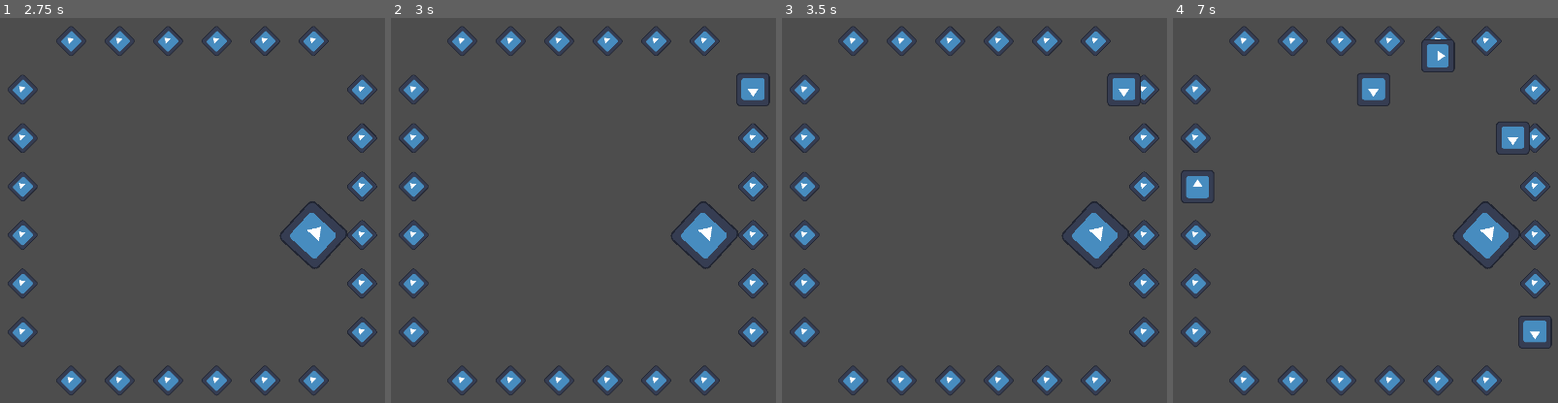
Above: before the commit, frames 1-4 (left to right).
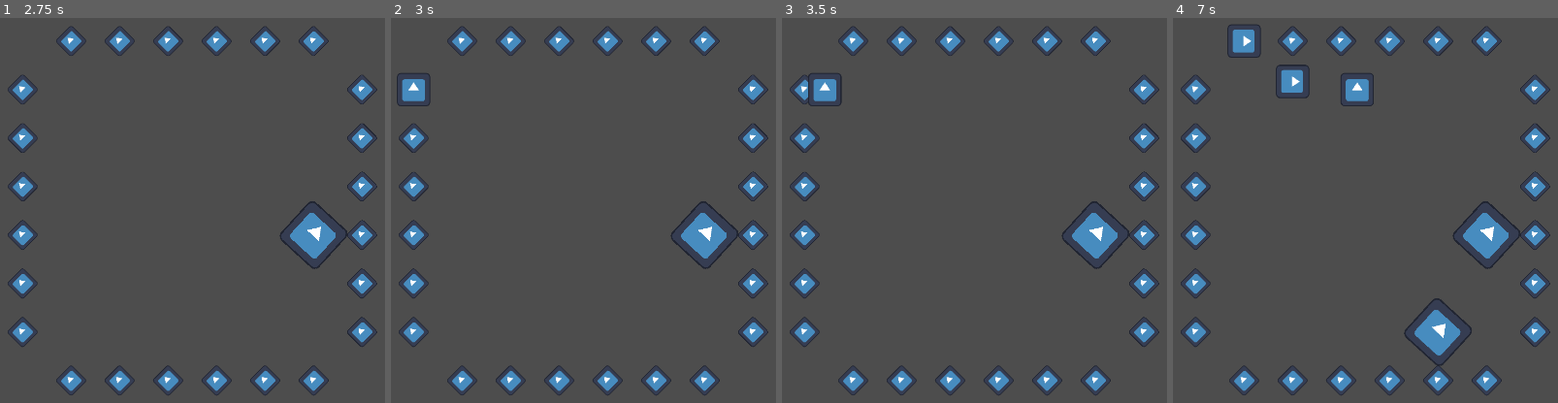
Above: after the commit, the same moments.

Repository: Jotlane/Warehouse-Robot-Game
Game: Godot game, scene res://Scenes/game_manager.tscn
Same seed, same stepped clock (60 frames per second), same inputs: the game is played once before the commit and once after it. The engine's default icon, where the game draws it, is replaced by a stand-in: a white triangle on a blue panel in a dark square.
Inputs (mouse positions are in pixels of both pictures, inside the frame that each line leads up to):
- Up to frame 1 (2.75 s): tap Enter at 0.5 s; move the mouse to (outside the picture) at 0.52 s; press the mouse at (outside the picture) at 0.53 s; move the mouse to (350, 233) at 1.27 s; release the mouse at (350, 233) at 1.28 s; click (350, 233) at 1.35 s; move the mouse to (361, 233) at 2.02 s; press the mouse at (361, 233) at 2.03 s
- Up to frame 2 (3 s): tap Space at 2.75 s; move the mouse to (683, 302) at 2.77 s; release the mouse at (683, 302) at 2.78 s; click (683, 302) at 2.85 s
- Up to frame 3 (3.5 s): no input
- Up to frame 4 (7 s): move the mouse to (outside the picture) at 3.52 s; press the mouse at (outside the picture) at 3.53 s; move the mouse to (1438, 52) at 4.27 s; release the mouse at (1438, 52) at 4.28 s; click (1438, 52) at 4.35 s; move the mouse to (1196, 187) at 5.02 s; press the mouse at (1196, 187) at 5.03 s; move the mouse to (1384, 106) at 5.77 s; release the mouse at (1384, 106) at 5.78 s; click (1384, 106) at 5.85 s; move the mouse to (1515, 137) at 6.52 s; press the mouse at (1515, 137) at 6.53 s

Frame 1 is identical in both runs. In frame 2, 0.7% of the frame differs, in the area x 1-99%, y 14-23%; in frame 3, 0.9%; in frame 4, 4.1%, in the area x 2-99%, y 1-91%.

Commit message:
added spawning logic to prevent head on collisions

Diff:
--- a/Scripts/game_manager.gd
+++ b/Scripts/game_manager.gd
@@ -17,6 +17,7 @@
 var grid_instance
 var lanes:Array[LaneStatus] = []
 var open_lanes:Array[int] = []
+var lane_contents:Array[int] = []
 
 # Called when the node enters the scene tree for the first time.
 func _ready() -> void:
@@ -33,8 +34,11 @@
 	for i in range(lanes.size()):
 		open_lanes.append(i)
 
+	lane_contents.resize(lanes.size())
+	lane_contents.fill(0)
+
 	Singleton.crash_occurred.connect(_crash_occurred)
-
+	Singleton.robot_exited_lane.connect(_robot_exited_lane)
 	#for i in range(Singleton.num_rows):
 		#var instance = dummy_scene.instantiate()
 		#instance.position = Vector2(0,i*Singleton.grid_size)
@@ -81,14 +85,16 @@
 				else: spawner_selected = Vector2i(selected_lane-(Singleton.num_rows-2)+1,Singleton.num_columns-1)
 		elif (lanes[selected_lane] == LaneStatus.LEFT):
 			if (selected_lane<Singleton.num_rows-2):
+				spawner_selected = Vector2i(Singleton.num_rows-1,selected_lane+1)
+			else:
+				spawner_selected = Vector2i(selected_lane-(Singleton.num_rows-2)+1,Singleton.num_columns-1)
+
+		elif (lanes[selected_lane] == LaneStatus.RIGHT):
+			if (selected_lane<Singleton.num_rows-2):
 				spawner_selected = Vector2i(0,selected_lane+1)
 			else:
 				spawner_selected = Vector2i(selected_lane-(Singleton.num_rows-2)+1,0)
-		elif (lanes[selected_lane] == LaneStatus.RIGHT):
-			if (selected_lane<Singleton.num_rows-2):
-				spawner_selected = Vector2i(Singleton.num_rows-1,selected_lane+1)
-			else:
-				spawner_selected = Vector2i(selected_lane-(Singleton.num_rows-2)+1,Singleton.num_columns-1)
+
 		else: print("ERROR Trying to spawn in a closed lane")
 		print(spawner_selected)
 		robot_instance.position = Singleton.grid_index_to_position(spawner_selected)
@@ -96,11 +102,16 @@
 		if (robot_instance.direction == Vector2.DOWN or robot_instance.direction == Vector2.RIGHT):
 			robot_instance.get_node("RobotCrashArea").set_collision_mask_value(4,true)
 			robot_instance.set_heading_right(true)
+			lanes[selected_lane] = LaneStatus.RIGHT
 			#If I am heading right, I will reach the one on the right
 		elif (robot_instance.direction == Vector2.UP or robot_instance.direction == Vector2.LEFT):
 			robot_instance.get_node("RobotCrashArea").set_collision_mask_value(3,true)
 			robot_instance.set_heading_right(false)
+			lanes[selected_lane] = LaneStatus.LEFT
 			#If I am heading left, I will reach the one on the left
+		lane_contents[selected_lane] += 1
+		robot_instance.lane = selected_lane
+		print("Lanes: ", lanes)
 		grid_instance.add_child(robot_instance)
 
 func _crash_occurred(pos:Vector2) -> void:
@@ -126,7 +137,10 @@
 			print("Open lanes: ", open_lanes)
 		else: print("Obstacle spawned on edge, ignoring")
 
-
+func _robot_exited_lane(lane:int):
+	lane_contents[lane] -= 1
+	if (lane_contents[lane] <= 0 and lanes[lane] != LaneStatus.CLOSED):
+		lanes[lane] = LaneStatus.OPEN
 
 #DEBUG FUNCTIONS
 func debug_array_to_spawner_grid() ->void:
--- a/Scripts/robot.gd
+++ b/Scripts/robot.gd
@@ -5,6 +5,7 @@
 var speed: float
 var is_stopped:bool = false
 var finish_mask:int
+var lane:int
 
 # Called when the node enters the scene tree for the first time.
 func _ready() -> void:
@@ -19,20 +20,20 @@
 		position += direction * speed * delta
 
 func set_heading_right(right:bool):
-	if (right): finish_mask = 4
-	else: finish_mask = 3
+	if (right): finish_mask = 8#4
+	else: finish_mask = 4#3
 
 func _on_robot_click_area_input_event(viewport: Node, event: InputEvent, shape_idx: int) -> void:
 	if (event.is_action_pressed("left_click")):
 		is_stopped = !is_stopped
 
-#TODO make the 3 or 4 be one of them based on some variable they have
 func _on_robot_crash_area_area_entered(area: Area2D) -> void:
 	print("Crash with ", area)
 	print("area layer:", area.get_collision_layer())
 	if (area.get_collision_layer() & 2):
 		print("explode")
+		Singleton.crash_occurred.emit((position+area.get_parent().position)*0.5)
 	elif (area.get_collision_layer() & finish_mask):
 		print("clear")
-	Singleton.crash_occurred.emit((position+area.get_parent().position)*0.5)
+		Singleton.robot_exited_lane.emit(lane)
 	queue_free()
--- a/Scripts/singleton.gd
+++ b/Scripts/singleton.gd
@@ -7,6 +7,7 @@
 var obstacle_scene:PackedScene
 
 signal crash_occurred(pos:Vector2)
+signal robot_exited_lane(lane: int)
 
 # Called when the node enters the scene tree for the first time.
 func _ready() -> void:
